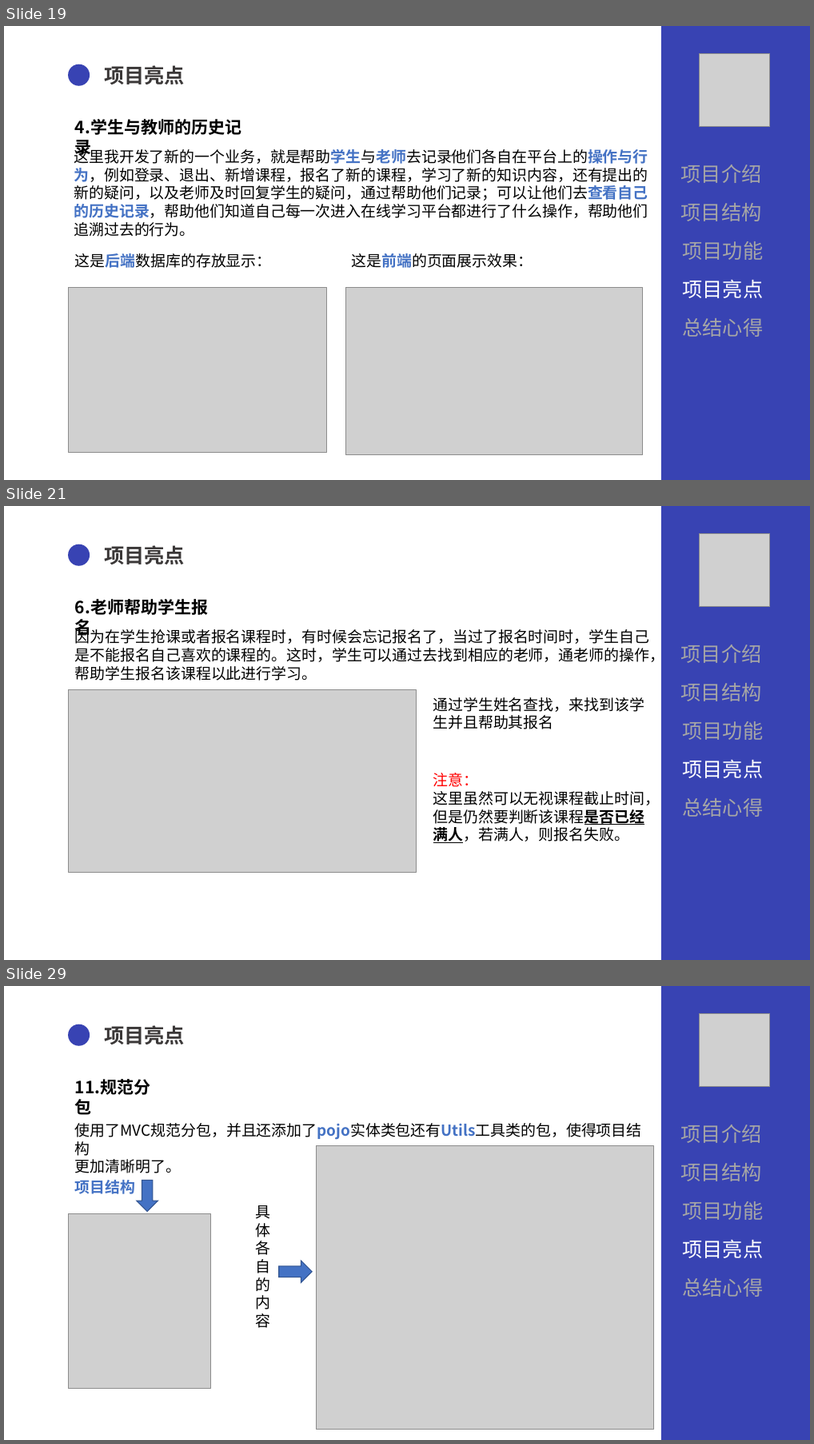
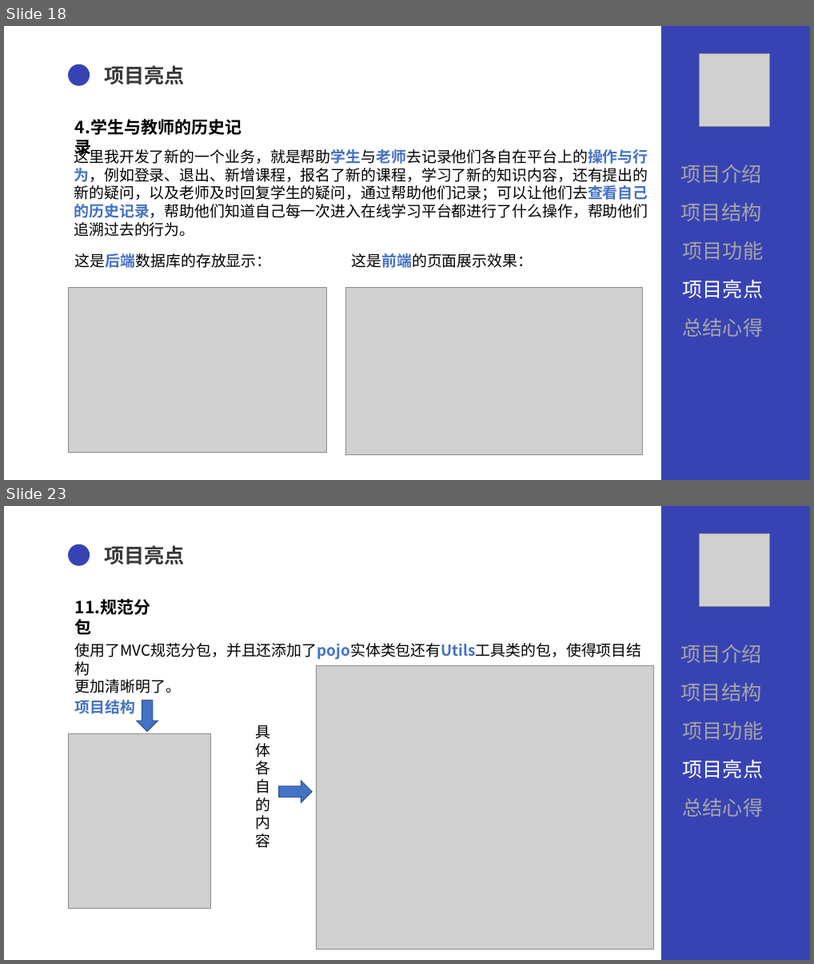
Before and after one commit to SUYYYUS/QGfinal, a slide deck: 文档/QG汇报陈术裕.pptx. Shown one above the other, each under a label of ours: slides 19, 21 and 29 before the commit, slides 18 and 23 after it; the slides between them are not shown. The pictures are 814x1444 and 814x964 pixels, drawn with LibreOffice and Linux fonts; fonts in the diff are those of the drawing; grey boxes stand for pictures. Boxes give left, top, right and bottom in pixels: in the first picture for what was removed or moved away, otherwise in the second. Text is boxed around its words. In the diff, an @@ line names an element or a change of style, - is before the commit and + after.

```diff
--- a/文档/QG汇报陈术裕.pptx
+++ b/文档/QG汇报陈术裕.pptx
@@ slide 21 removed at [4,506,810,960], background #FFFFFF @@
@@ rectangle removed at [662,506,810,960] @@
@@ ellipse removed at [68,544,90,566] @@
@@ text removed at [104,545,185,564] @@
-项目亮点
@@ picture removed at [700,534,770,607] @@
@@ text removed at [75,599,208,637] @@
-6.老师帮助学生报名
@@ text removed at [75,627,665,680] @@
-因为在学生抢课或者报名课程时，有时候会忘记报名了，当过了报名时间时，学生自己
-是不能报名自己喜欢的课程的。这时，学生可以通过去找到相应的老师，通老师的操作，
-帮助学生报名该课程以此进行学习。
@@ text removed at [682,644,762,663] @@
-项目介绍
@@ picture removed at [68,689,417,872] @@
@@ text removed at [433,697,645,729] @@
-通过学生姓名查找，来找到该学
-生并且帮助其报名
@@ text removed at [682,683,762,701] @@
-项目结构
@@ text removed at [683,721,764,740] @@
-项目功能
@@ text removed at [683,759,764,778] @@
-项目亮点
@@ text removed at [434,772,660,843] @@
-注意：
-这里虽然可以无视课程截止时间，
-但是仍然要判断该课程是否已经
-满人，若满人，则报名失败。
@@ text removed at [683,798,764,816] @@
-总结心得
@@ what was slide 19 is now slide 18 @@
@@ what was slide 29 is now slide 23 @@
```
Also in this commit, not shown: 7 slides changed, 6 other slides removed.
